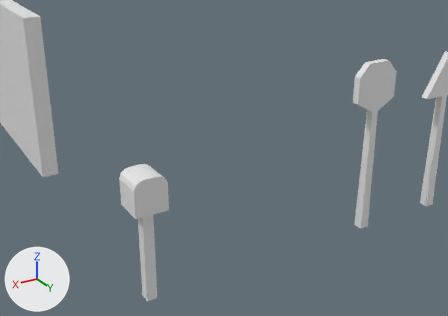
The glTF model Assets/glb/environment.glb: old version first, new version second.
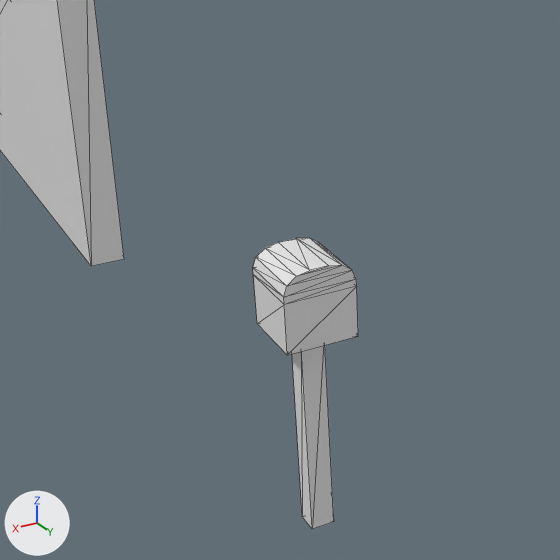
Each version appears first from a camera (50 mm lens) standing at (3.62, 28.6, 6.65) and looking at (-1.24, 20.51, 2.61), and next in a close-up on the part from 0% to 59% of the width and 16% to 100% of the height. Every picture has the same lights, and +X, +Y and +Z are marked at lower left. The close-ups show mesh edges as thin lines. Objects named as collision shapes, trigger or cutter boxes, shadow casters or lower levels of detail are left out. Where no turn or scale is listed for an object, it has been applied to the vertices. Vertices at the same position are counted once.

The first close-up shows 'fence', 'mailbox'.
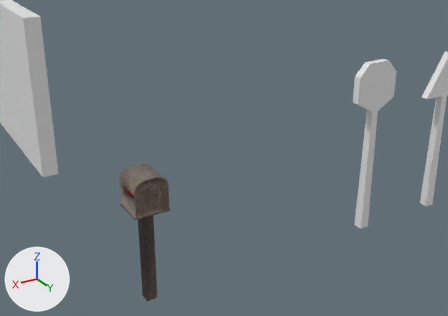
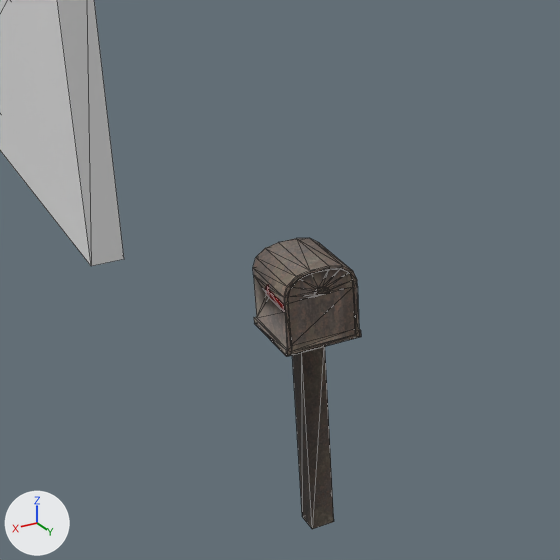
Location of each change, [x1, y1, x2, y2] in pixels of the close-ups (560 x 560 px):
```json
{"object": "mailbox", "change": "reshaped", "before": [253, 238, 358, 529], "after": [253, 238, 361, 529]}
{"part": 1, "of": "me_cube_006", "change": "built on", "before": [254, 265, 358, 355], "after": [254, 265, 361, 357]}
{"part": 2, "of": "me_cube_006", "change": "recoloured", "before": [253, 238, 350, 529], "after": [253, 238, 350, 529]}
```

The change, as JSON lines over the scene's bpy script:
```json
{"op": "add", "block": "img_normal", "code": ["img_normal = load_image('normal', '_unpacked/normal', 512, 512, 'Non-Color')"]}
{"op": "add", "block": "img_mailbox_color", "code": ["img_mailbox_color = load_image('mailbox_color', '_unpacked/mailbox_color', 512, 512, 'sRGB')"]}
{"op": "add", "block": "mat_material_001", "code": ["mat_material_001 = bpy.data.materials.new('Material.001')", "# uses the picture img_mailbox_color", "# uses the picture img_normal"]}
{"block": "me_cube_006", "where": "# used by ob_mailbox; location = (0.0, 20.0, 1.8)"}
{"op": "remove", "block": "me_cube_006", "code": "me_cube_006.from_pydata(...)  # 32 vertices, 60 faces; spans x -0.3..0.3, y -0.3..0.3, z -1.8..0.65"}
{"op": "add", "block": "me_cube_006", "code": "me_cube_006.from_pydata(...)  # 145 vertices, 286 faces; spans x -0.31..0.31, y -0.32..0.33, z -1.8..0.65"}
{"block": "me_cube_006", "change": "me_cube_006 part 1"}
{"block": "me_cube_006", "change": "17 faces are deleted"}
{"block": "me_cube_006", "change": "108 vertices are added at x -0.31..0.31, y -0.32..0.33, z -0.01..0.65"}
{"block": "me_cube_006", "change": "5 new vertices lie (0.0, 0.0, -0.38) away from vertices in x -0.3..0.3, y -0.3..0.32, z 0.43"}
{"block": "me_cube_006", "change": "243 new faces join them"}
{"block": "me_cube_006", "change": "me_cube_006 part 2: 43 faces spanning x -0.3..0.3, y -0.3..0.3, z -1.8..0.65 switch from no material to mat_material_001"}
{"block": "me_cube_006", "change": "me_cube_006 part 3: the surface is now shaded smooth"}
```
